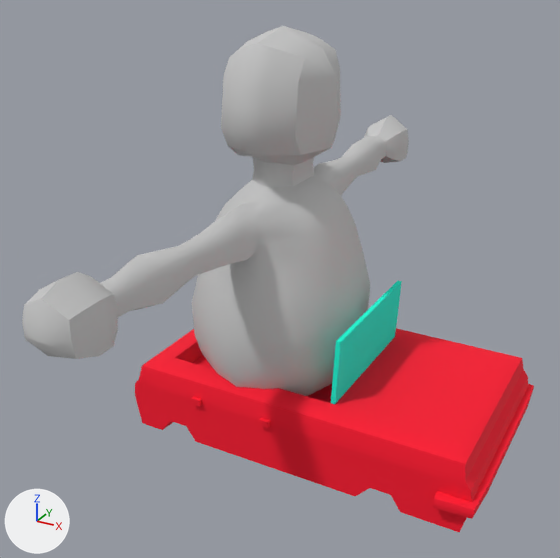
The FBX model Assets/Meshs/CHAR_Hero.FBX as it was, and as the next commit left it.
Both versions are drawn from a 50 mm camera at (3.23, -7.24, 5.52) aimed at (-0.53, -0.4, 2.1). Every picture has the same lights, and +X, +Y and +Z are marked at lower left.

In view in the first picture: 'CHAR_Playable'.
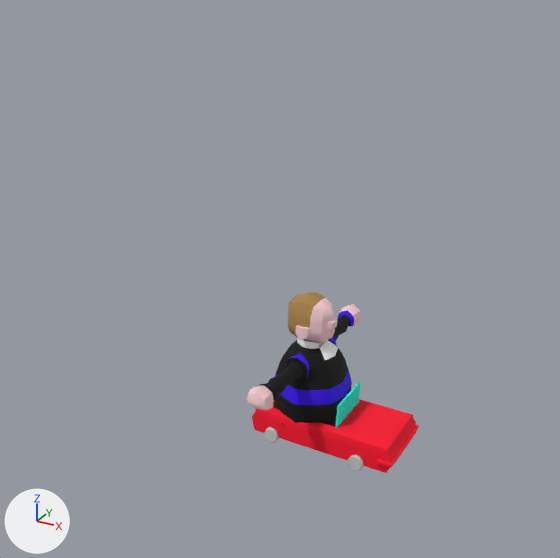
Boxes [x1, y1, x2, y2] around the edits, measured in the pictures (560 x 558 px; the box of a moved part takes in the faces that stretch with it):
'CHAR_Playable', reshaped, rescaled (66% narrower, 64% shorter): before [22, 26, 534, 532]; after [247, 292, 419, 473]
part 1 of me_mesh, moved or reshaped: before [135, 281, 534, 532]; after [252, 382, 419, 473]
part 2 of me_mesh, added: after [247, 292, 361, 426]
part 3 of me_mesh, added: after [265, 427, 279, 442]
part 4 of me_mesh, added: after [348, 455, 364, 470]
part 5 of me_mesh, deleted: before [22, 26, 409, 396]

The edits, one by one:
Material '15 - Default' (mat_15___default) is new.
Its base color is (1.0, 1.0, 1.0) (white #ffffff).
Its roughness is 0.859.
Material '14 - Default' (mat_14___default) is new.
Its base color is (0.0, 0.0, 0.0) (black #000000).
Its roughness is 0.859.
Material '08 - Default' (mat_08___default) is new.
Its base color is (0.416, 0.231, 0.0667) (brown #ad8449).
Its roughness is 0.859.
Material '20 - Default' (mat_20___default) is new.
Its base color is (0.0392, 0.0, 0.855) (purple #3800ee).
Its roughness is 0.859.
Material '22 - Default' (mat_22___default) is new.
Its base color is (0.945, 0.627, 0.659) (pink #f9cfd4).
Its roughness is 0.859.
me_mesh is used by ob_char_playable; location (0.0, 0.0, 0.0); scale (0.0717, 0.0811, 0.0811).
me_mesh had 845 vertices, 842 faces and spanned x -28.6..28.6, y -45.1..45.1, z 2.3..58.0.
me_mesh now has 1349 vertices, 1366 faces and spans x -91.7..91.6, y -127.1..127.6, z -7.0..179.7.
me_mesh part 1: the loose piece of 420 vertices spanning x -28.6..28.6, y -16.1..16.1, z 2.3..21.9 is multiplied about its middle by the matrix ((3.193, 0.024, 0.0), (-0.022, 2.821, 0.0), (0.0, 0.0, 3.193)), then moved by (0.0, 0.0, 19.1).
me_mesh part 2: a new loose piece of 685 vertices spanning x -76.8..13.9, y -127.1..127.6, z 5.9..179.7.
me_mesh part 3: a new loose piece of 122 vertices spanning x -73.0..-54.4, y -44.5..44.9, z -7.0..13.1, in mat_material__48 (light grey #cacaca).
me_mesh part 4: a new loose piece of 122 vertices spanning x 38.2..56.8, y -45.2..44.1, z -7.0..13.1, in mat_material__48 (light grey #cacaca).
me_mesh part 5: the loose piece of 425 vertices spanning x -22.4..2.7, y -45.1..45.1, z 5.8..58.0 is deleted.
me_mesh now uses material mat_15___default (white #ffffff).
me_mesh now uses material mat_14___default (black #000000).
me_mesh now uses material mat_22___default (pink #f9cfd4).
me_mesh now uses material mat_08___default (brown #ad8449).
me_mesh now uses material mat_20___default (purple #3800ee).
Object 'CHAR_Playable' (ob_char_playable) is rescaled from (0.0717, 0.0811, 0.0811) to (0.01, 0.01, 0.01).
